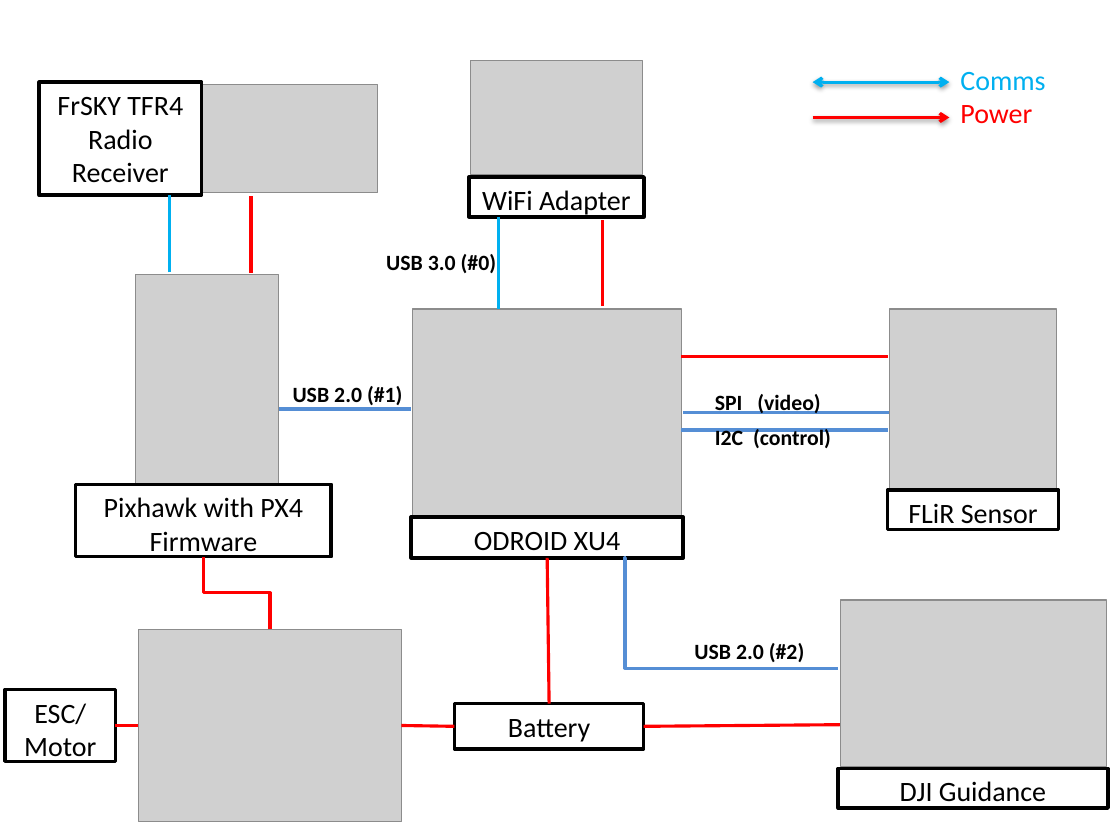
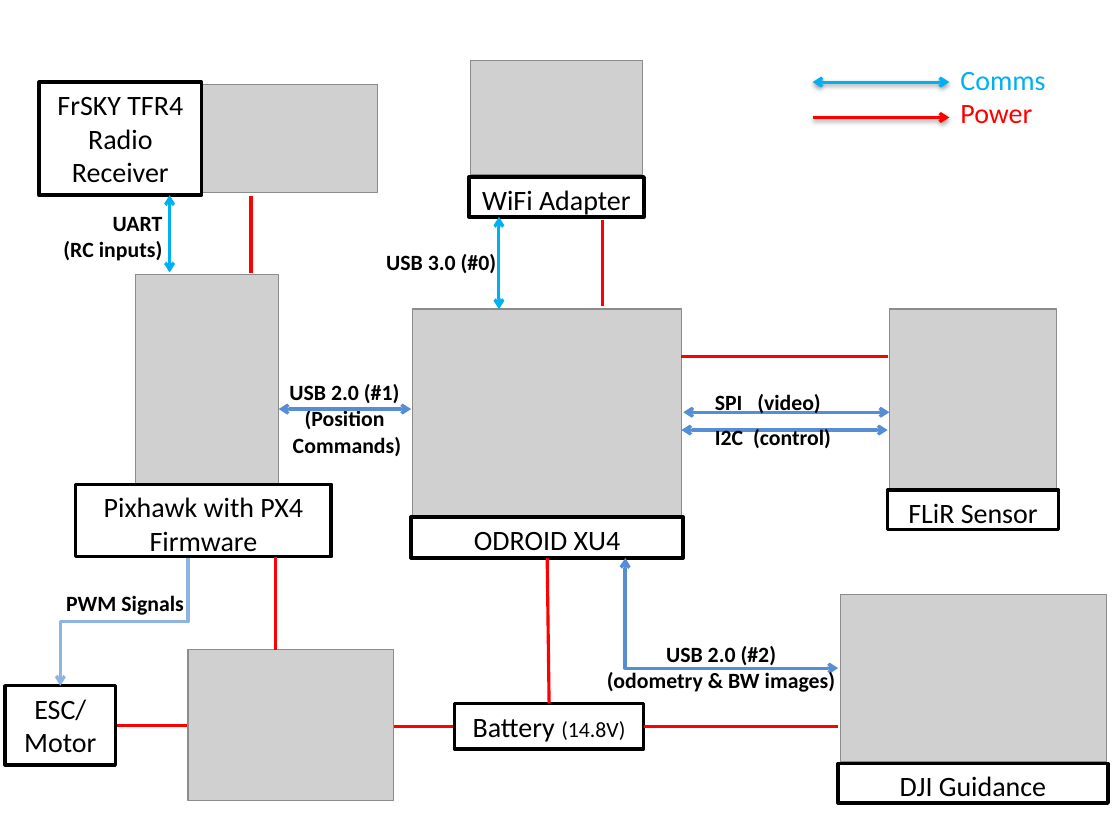
Before and after one commit to dtbinh/FlyNet, a slide deck: slide 5 of Presentations/frew_approved_block_diagrams.pptx. Drawn at 1120x840 pixels with LibreOffice and Linux fonts; fonts in the diff are those of the drawing; grey boxes stand for pictures; background and template pictures are left out. Boxes give left, top, right and bottom in pixels: in the first picture for what was removed or moved away, otherwise in the second. Text is boxed around its words. In the diff, an @@ line names an element or a change of style, - is before the commit and + after.

Commit message:
FBD updates

```diff
--- a/Presentations/frew_approved_block_diagrams.pptx
+++ b/Presentations/frew_approved_block_diagrams.pptx
@@ line (169, 272) - (169, 195): line to double arrow @@
@@ text added at [63, 217, 163, 261], 14 pt, text #000000, bold @@
+UART
+(RC inputs)
@@ line (498, 309) - (498, 217): line to double arrow @@
@@ text at [289, 384, 399, 403]: alignment left to centre @@
@@ line (279, 409) - (411, 409): line to double arrow @@
@@ text at [293, 408, 401, 456]: paragraphs added @@
+(Position
+Commands)
@@ line (683, 412) - (889, 412): line to double arrow @@
@@ line (681, 430) - (888, 430): line to double arrow @@
@@ elbow line moved from (270, 629) - (204, 557) to (60, 685) - (188, 558) @@
@@ elbow line (60, 685) - (188, 558): elbow line to elbow arrow; stroke #FF0000 2 pt to #8EB4E3 2 pt @@
@@ line added from (276, 650) to (276, 557), #FF0000 2 pt @@
@@ elbow line (625, 558) - (838, 669): elbow line to elbow double arrow @@
@@ text added at [66, 595, 183, 615], 14 pt, text #000000, bold @@
+PWM Signals
@@ picture: place and size @@
-picture at [840, 600, 1107, 767]
+picture at [840, 595, 1107, 762]
@@ picture: place and size @@
-picture at [139, 629, 402, 822]
+picture at [188, 650, 394, 801]
@@ text "USB 2.0 (#2)": place and size @@
-text "USB 2.0 (#2)" at [694, 643, 804, 662]
+text "USB 2.0 (#2)" at [607, 646, 835, 692]
@@ text at [666, 646, 776, 668]: alignment left to centre @@
@@ rectangle "ESC/ Motor": place and size @@
-rectangle "ESC/ Motor" at [6, 690, 115, 762]
+rectangle "ESC/ Motor" at [6, 685, 115, 765]
@@ text at [607, 670, 835, 692]: paragraph added @@
+(odometry & BW images)
@@ text in rectangle at [473, 719, 625, 742]: text changed @@
-Battery
+Battery (14.8V)
@@ line moved from (115, 726) - (139, 726) to (115, 726) - (188, 726) @@
@@ line moved from (401, 726) - (455, 727) to (377, 727) - (455, 727) @@
@@ line moved from (644, 727) - (897, 725) to (644, 727) - (838, 727) @@
@@ rectangle "DJI Guidance": place and size @@
-rectangle "DJI Guidance" at [838, 768, 1108, 808]
+rectangle "DJI Guidance" at [838, 764, 1108, 803]
```
Also in this commit, not shown: 1 other slide changed.
